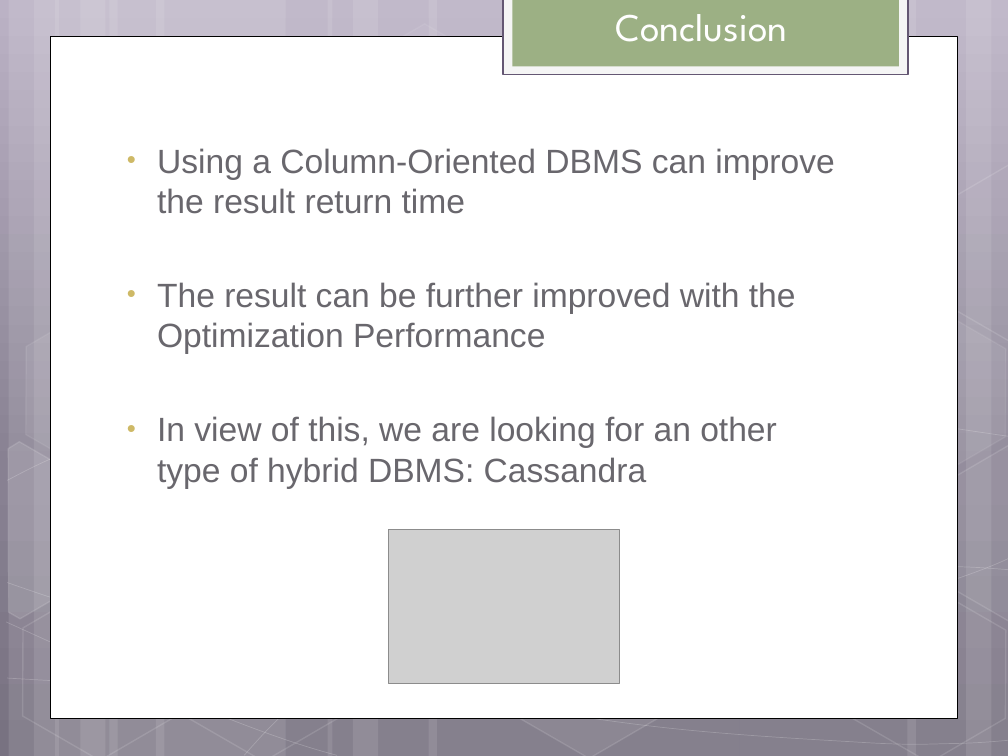
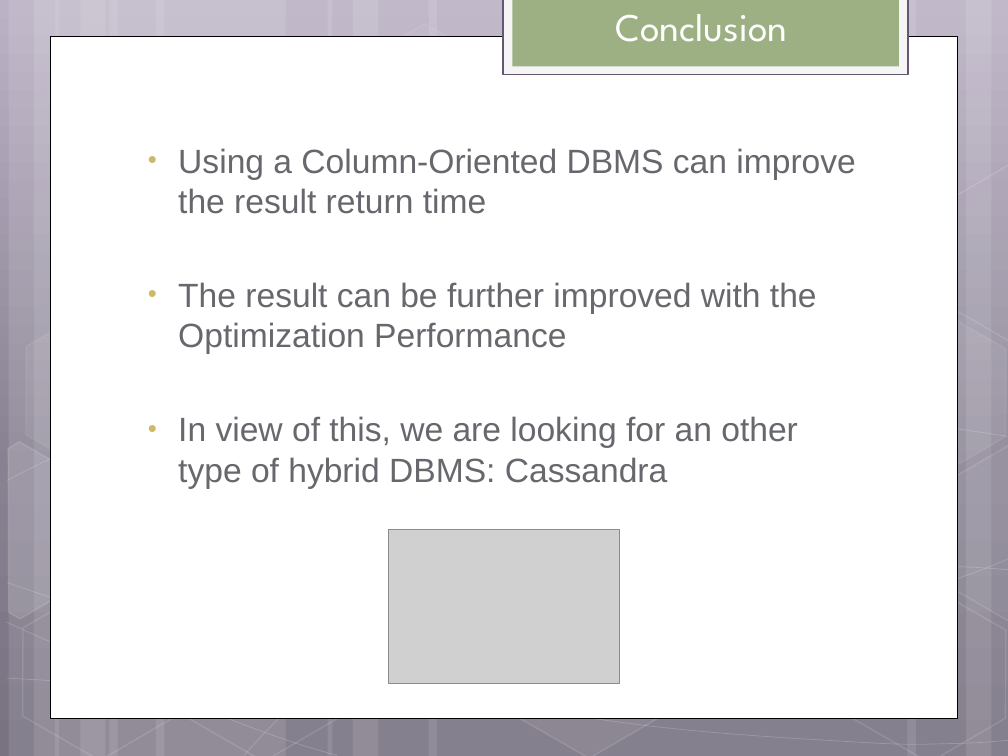
Before and after one commit to helpcat/bigdataworkshop2, a slide deck: slide 34 of slides/MonetDB workshop.pptx. Drawn at 1008x756 pixels with LibreOffice and Linux fonts; fonts in the diff are those of the drawing; grey boxes stand for pictures. Boxes give left, top, right and bottom in pixels: in the first picture for what was removed or moved away, otherwise in the second. Text is boxed around its words. In the diff, an @@ line names an element or a change of style, - is before the commit and + after.

```diff
--- a/slides/MonetDB workshop.pptx
+++ b/slides/MonetDB workshop.pptx
@@ text "Using a Column-Oriented DBMS can ...": place and size @@
-text "Using a Column-Oriented DBMS can ..." at (157, 148, 834, 489)
+text "Using a Column-Oriented DBMS can ..." at (178, 148, 855, 489)
```
Also in this commit, not shown: 6 other slides changed, 1 other file.
